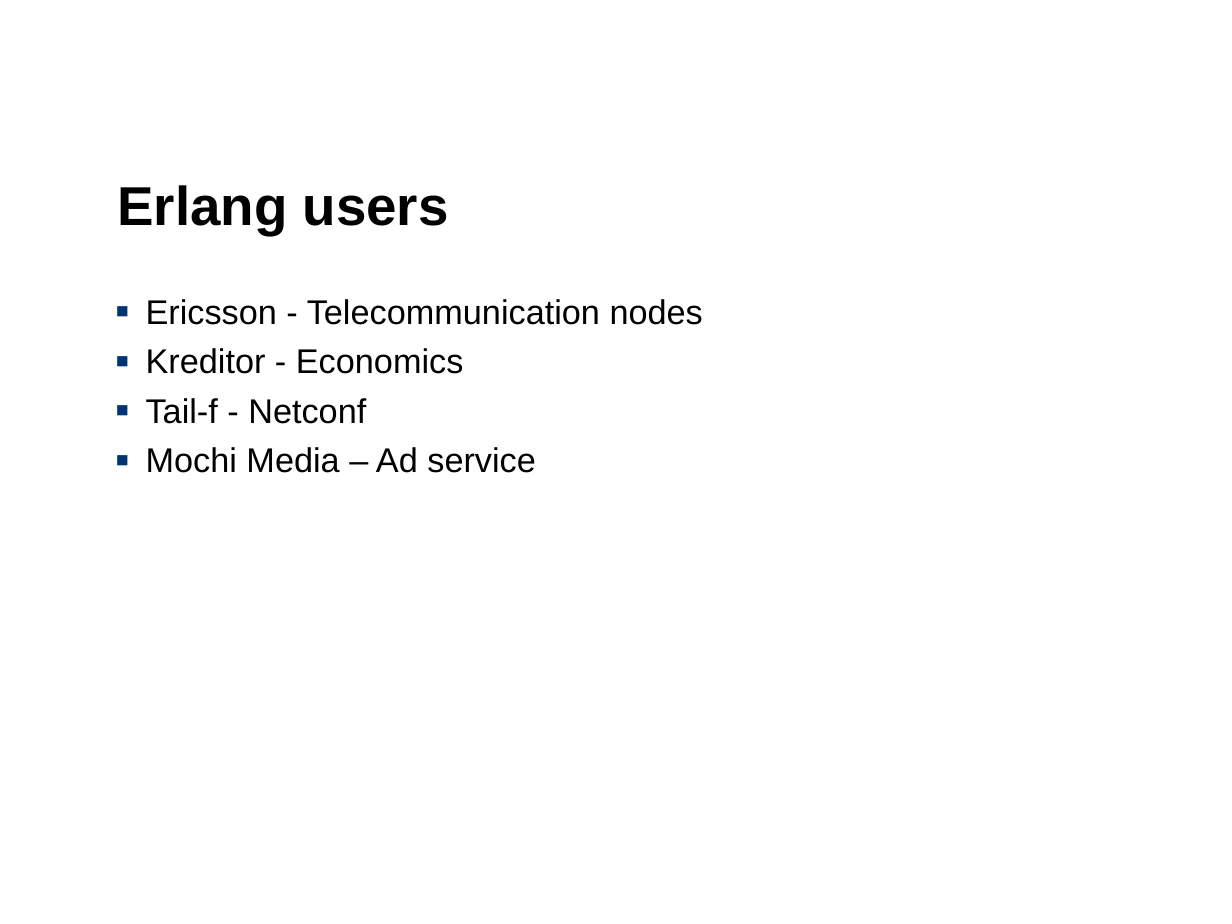
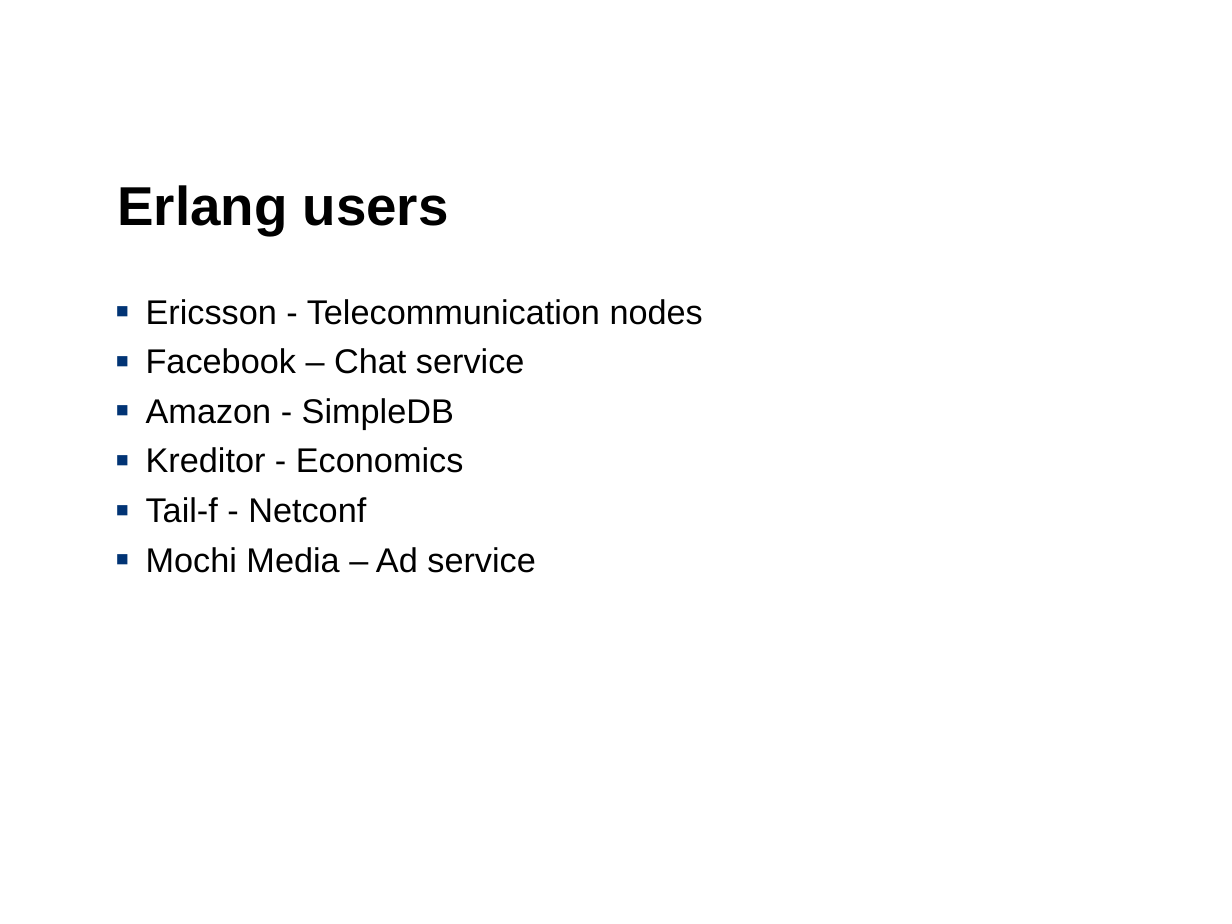
Before and after one commit to devmanner/devmanner, a slide deck: slide 33 of erlang/ErlangMulticore/Erlang.ppt (slide 32 before the commit). Drawn at 1232x924 pixels with LibreOffice and Linux fonts; fonts in the diff are those of the drawing; background and template pictures are left out. Boxes give left, top, right and bottom in pixels: in the first picture for what was removed or moved away, otherwise in the second. Text is boxed around its words. In the diff, an @@ line names an element or a change of style, - is before the commit and + after.

```diff
--- a/erlang/ErlangMulticore/Erlang.ppt
+++ b/erlang/ErlangMulticore/Erlang.ppt
@@ text at (x1=146, y1=348, x2=525, y2=429): paragraphs added @@
+  ▪ Facebook – Chat service
+  ▪ Amazon - SimpleDB
```
Also in this commit, not shown: 2 other slides changed, 2 slides added, 2 slides removed, 1 other file.
